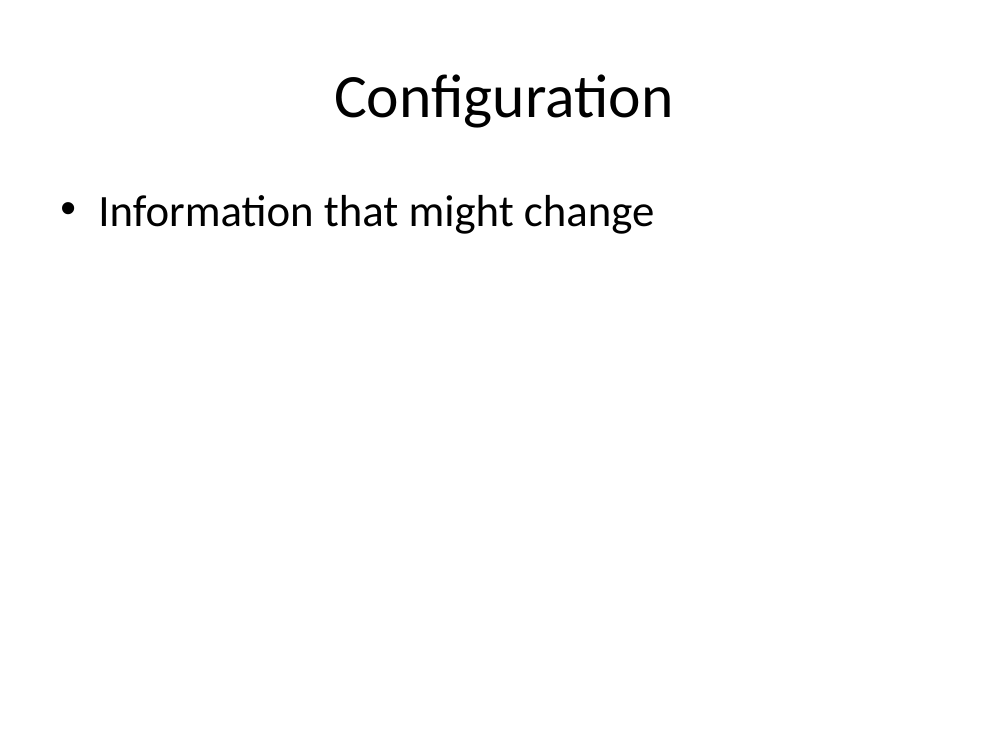
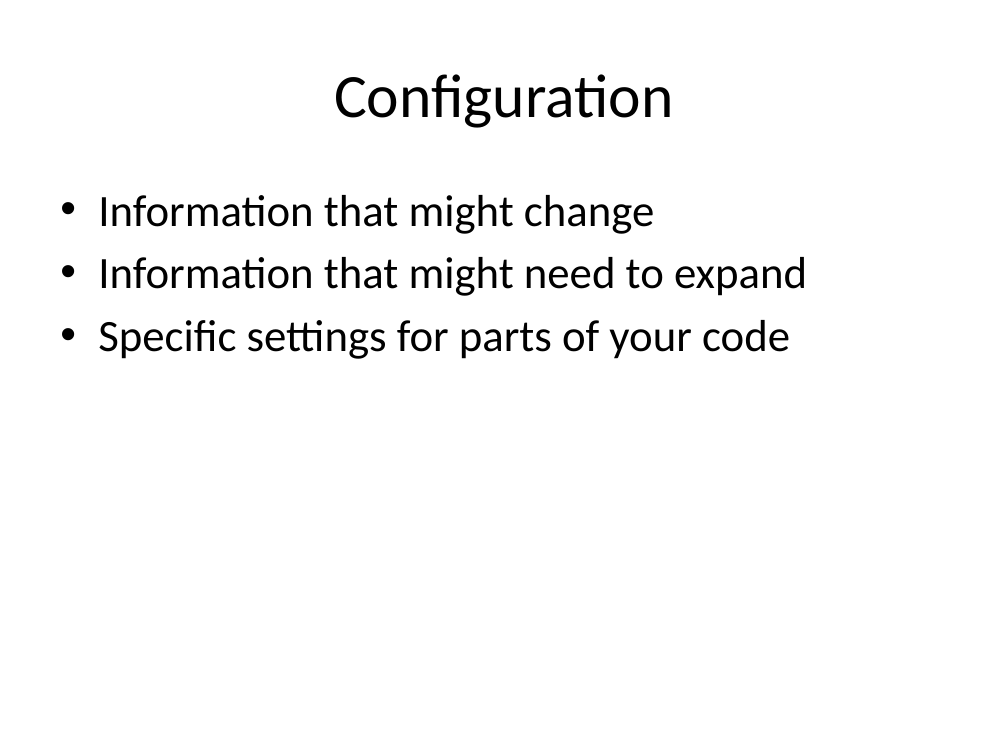
Before and after one commit to PHPEmbark/curriculum, a slide deck: slide 11 of course/4 - Organization and Projects/Organization and Projects.pptx. Drawn at 1008x756 pixels with LibreOffice and Linux fonts; fonts in the diff are those of the drawing. Boxes give left, top, right and bottom in pixels: in the first picture for what was removed or moved away, otherwise in the second. Text is boxed around its words. In the diff, an @@ line names an element or a change of style, - is before the commit and + after.

```diff
--- a/course/4 - Organization and Projects/Organization and Projects.pptx
+++ b/course/4 - Organization and Projects/Organization and Projects.pptx
@@ text at [98,257,807,359]: paragraphs added @@
+• Information that might need to expand
+• Specific settings for parts of your code
```
Also in this commit, not shown: 6 other slides changed, 10 slides added, 11 other files.
